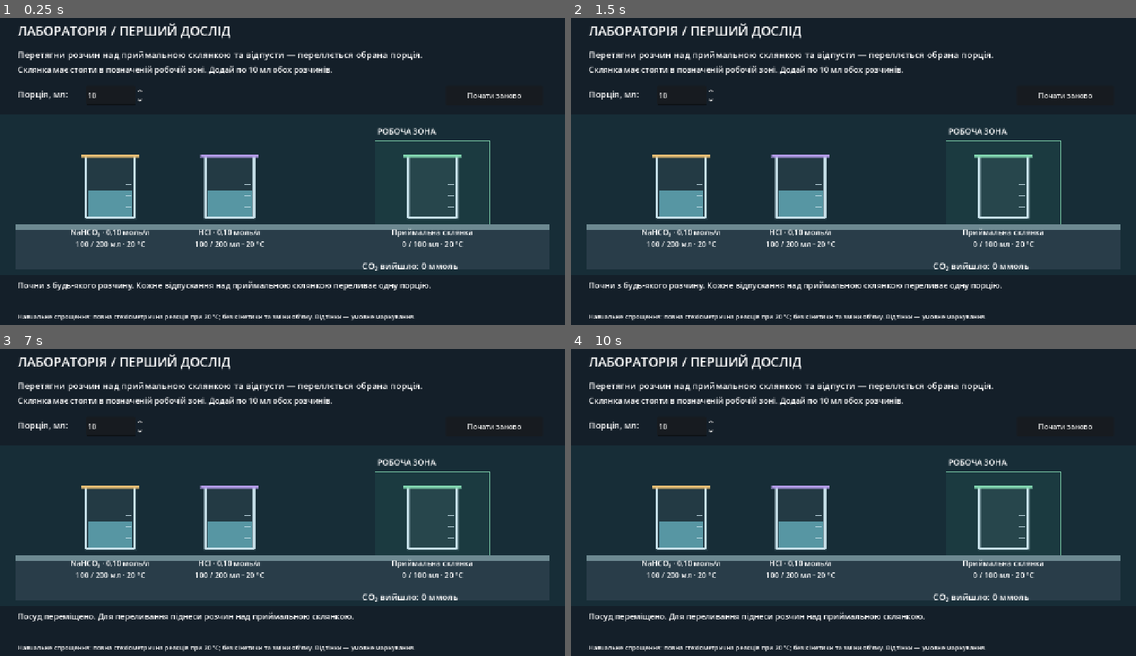
Above: before the commit, frames 1-4 (two rows, left to right).
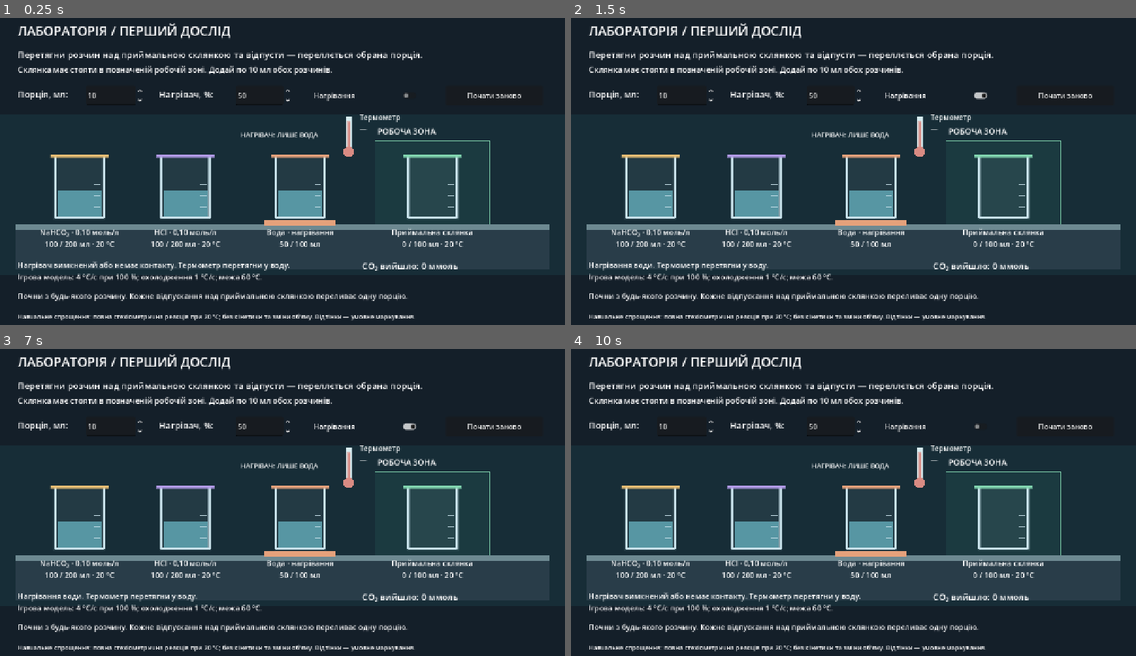
Above: after the commit, the same moments.

Repository: zoager/Breaking-Bad
Game: Godot game, scene res://scenes/main.tscn
Same seed, same stepped clock (60 frames per second), same inputs: the game is played once before the commit and once after it.
Inputs (mouse positions are in pixels of both pictures, inside the frame that each line leads up to):
- Up to frame 1 (0.25 s): no input
- Up to frame 2 (1.5 s): click "Почати заново" at 0.5 s; click (938, 94) at 1.25 s, where only the run after the commit has a clickable "Нагрівання"
- Up to frame 3 (7 s): click "Почати заново" at 2 s; click "Почати заново" at 2.75 s; click (367, 425) at 3.5 s, where only the run after the commit has a clickable "Нагрівання"; click (367, 425) at 4.25 s, where only the run after the commit has a clickable "Нагрівання"; tap Enter at 5, 6.5 s; drag from (113, 520) to (435, 514) at 5.02 s; tap Space at 5.75 s; drag from (113, 520) to (435, 514) at 5.77 s; move the mouse to (113, 520) at 6.52 s; click (113, 520) at 6.67 s
- Up to frame 4 (10 s): tap Space at 7.25, 8.75 s; drag from (684, 520) to (1006, 520) at 7.27 s; tap Enter at 8 s; drag from (684, 520) to (881, 499) at 8.02 s; drag from (684, 520) to (768, 422) at 8.77 s; move the mouse to (684, 520) at 9.52 s; click (684, 520) at 9.67 s

The runs differ from the first frame. In frame 1, 8.9% of the frame differs, in the area x 3-77%, y 23-93%; in frame 2, 8.8%; in frame 3, 8.7%; in frame 4, 8.8%.

Commit message:
feat: add water heater controls and draggable thermometer

Diff:
--- a/scripts/domain/mixture_state.gd
+++ b/scripts/domain/mixture_state.gd
@@ -122,3 +122,14 @@
 	_formed_solvent = formed_solvent.duplicate()
 	_revision += 1
 	return &"ok"
+
+## Temperature operations also invalidate pending reaction commands.
+func set_temperature_c(temperature_c: float, expected_revision: int) -> StringName:
+	if expected_revision != _revision:
+		return &"stale_state"
+	if not is_finite(temperature_c):
+		return &"invalid_temperature"
+	if temperature_c != _temperature_c:
+		_temperature_c = temperature_c
+		_revision += 1
+	return &"ok"
--- /dev/null
+++ b/scripts/equipment/heater_model.gd
@@ -0,0 +1,28 @@
+class_name HeaterModel
+extends RefCounted
+## Deliberately pedagogical rates, NOT substance properties or heater wattage.
+const AMBIENT_C: float = 20.0
+const MAXIMUM_C: float = 60.0 # Supported demonstration range, not a boiling point.
+const HEATING_C_PER_SECOND: float = 4.0
+const COOLING_C_PER_SECOND: float = 1.0
+
+func advance(mixture: MixtureState, power: float, seconds: float, in_contact: bool) -> StringName:
+	if mixture == null or not is_finite(seconds) or seconds <= 0.0:
+		return &"invalid_input"
+	if not is_finite(power) or power < 0.0 or power > 1.0:
+		return &"invalid_power"
+	if mixture.get_volume_l() <= 0.0:
+		return &"empty_vessel"
+	var current: float = mixture.get_temperature_c()
+	if not is_finite(current) or current < AMBIENT_C or current > MAXIMUM_C:
+		return &"unsupported_temperature"
+	var target: float
+	if in_contact and power > 0.0:
+		var rate: float = HEATING_C_PER_SECOND * power
+		# Bound time before multiplication, so even very large finite delta is safe.
+		var applied_time: float = minf(seconds, (MAXIMUM_C - current) / rate)
+		target = minf(MAXIMUM_C, current + rate * applied_time)
+	else:
+		var applied_time: float = minf(seconds, (current - AMBIENT_C) / COOLING_C_PER_SECOND)
+		target = maxf(AMBIENT_C, current - COOLING_C_PER_SECOND * applied_time)
+	return mixture.set_temperature_c(target, mixture.get_revision())
--- /dev/null
+++ b/scripts/lab/lab_thermometer.gd
@@ -0,0 +1,48 @@
+class_name LabThermometer
+extends Area2D
+
+var dragging: bool = false
+var _offset: Vector2
+var _reading: Label
+
+func _ready() -> void:
+	collision_layer = 4
+	collision_mask = 1
+	z_index = 20
+	var shape := RectangleShape2D.new()
+	shape.size = Vector2(32, 100)
+	var collision := CollisionShape2D.new()
+	collision.shape = shape
+	collision.position = Vector2(0, -35)
+	add_child(collision)
+	_reading = Label.new()
+	_reading.position = Vector2(25, -90)
+	_reading.size = Vector2(180, 55)
+	_reading.mouse_filter = Control.MOUSE_FILTER_IGNORE
+	_reading.add_theme_font_size_override("font_size", 16)
+	add_child(_reading)
+	show_reading(null)
+	input_event.connect(_on_input_event)
+
+func show_reading(value: Variant) -> void:
+	_reading.text = "Термометр\n—" if value == null else "Термометр\n%.1f °C" % float(value)
+
+func _on_input_event(_viewport: Node, event: InputEvent, _shape_index: int) -> void:
+	if event is InputEventMouseButton and event.button_index == MOUSE_BUTTON_LEFT and event.pressed:
+		dragging = true
+		_offset = position - get_canvas_transform().affine_inverse() * event.position
+		get_viewport().set_input_as_handled()
+
+func _input(event: InputEvent) -> void:
+	if dragging and event is InputEventMouseMotion:
+		position = get_canvas_transform().affine_inverse() * event.position + _offset
+		position.x = clampf(position.x, 50.0, 1100.0)
+		position.y = clampf(position.y, 280.0, 470.0)
+	if dragging and event is InputEventMouseButton and event.button_index == MOUSE_BUTTON_LEFT and not event.pressed:
+		dragging = false
+		get_viewport().set_input_as_handled()
+
+func _draw() -> void:
+	draw_line(Vector2(0, -80), Vector2(0, 0), Color("d7ecf0"), 14, true)
+	draw_line(Vector2(0, -68), Vector2(0, 0), Color("d98b83"), 5, true)
+	draw_circle(Vector2.ZERO, 12, Color("d98b83"))
--- a/scripts/lab/lab_vessel.gd
+++ b/scripts/lab/lab_vessel.gd
@@ -6,6 +6,7 @@
 var title: String = ""
 var accent: Color = Color.WHITE
 var dragging: bool = false
+var show_temperature: bool = true
 var drag_origin: Vector2
 var _offset: Vector2
 var _bubble_time: float = 0.0
@@ -34,7 +35,9 @@
 func refresh() -> void:
 	if _info == null or mixture == null:
 		return
-	_info.text = "%s\n%.0f / %.0f мл · %.0f °C" % [title, mixture.get_volume_l() * 1000.0, mixture.get_capacity_l() * 1000.0, mixture.get_temperature_c()]
+	_info.text = "%s\n%.0f / %.0f мл" % [title, mixture.get_volume_l() * 1000.0, mixture.get_capacity_l() * 1000.0]
+	if show_temperature:
+		_info.text += " · %.0f °C" % mixture.get_temperature_c()
 	queue_redraw()
 
 func show_bubbles() -> void:
@@ -80,3 +83,11 @@
 		for index: int in range(8):
 			var rise: float = fmod(_elapsed * 45.0 + index * 16.0, 120.0)
 			draw_circle(Vector2(-35 + index * 10, -10.0 - rise), 3.0 + index % 3, Color("edfaff"), false, 2.0, true)
+
+## Thermometer bulb must be inside the displayed liquid, not merely near the vessel.
+func contains_liquid_point(global_point: Vector2) -> bool:
+	if mixture == null or mixture.get_volume_l() <= 0.0:
+		return false
+	var local_point: Vector2 = to_local(global_point)
+	var height: float = 125.0 * mixture.get_volume_l() / mixture.get_capacity_l()
+	return absf(local_point.x) < 50.0 and local_point.y <= 0.0 and local_point.y >= -height
--- a/scripts/lab/laboratory.gd
+++ b/scripts/lab/laboratory.gd
@@ -4,7 +4,12 @@
 const Mixture = preload("res://scripts/domain/mixture_state.gd")
 const Catalog = preload("res://scripts/catalog/reaction_catalog.gd")
 const ChemistryEngine = preload("res://scripts/chemistry/reaction_engine.gd")
+const Heater = preload("res://scripts/equipment/heater_model.gd")
+const Thermometer = preload("res://scripts/lab/lab_thermometer.gd")
 const CATALOG_PATH: String = "res://data/demo_catalog.json"
+const HEATER_SEAT: Vector2 = Vector2(680, 470)
+const HEATER_CONTACT_HALF_WIDTH: float = 50.0
+const HEATER_CONTACT_VERTICAL_TOLERANCE: float = 12.0
 const REACTION_ID: String = "bicarbonate_acid"
 var _catalog := Catalog.new()
 var _engine := ChemistryEngine.new()
@@ -14,10 +19,20 @@
 var _portion: SpinBox
 var _status: Label
 var _product_info: Label
+var _heater := Heater.new()
+var _water: LabVessel
+var _heater_zone: Area2D
+var _probe: LabThermometer
+var _power: SpinBox
+var _heater_switch: CheckButton
+var _heater_info: Label
 
 func _ready() -> void:
 	get_viewport().physics_object_picking = true
+	get_viewport().physics_object_picking_sort = true
+	get_viewport().physics_object_picking_first_only = true
 	_build_interface()
+	_build_heating_interface()
 	var errors: PackedStringArray = _catalog.load_file(CATALOG_PATH)
 	if not errors.is_empty():
 		_status.text = "Не вдалося завантажити каталог. " + "; ".join(errors)
@@ -60,7 +75,7 @@
 	layer.add_child(reset)
 	_label(layer, "РОБОЧА ЗОНА", Vector2(855, 260), Vector2(260, 35), 18)
 	_product_info = _label(layer, "CO₂ вийшло: 0 ммоль", Vector2(820, 565), Vector2(410, 35), 20)
-	_status = _label(layer, "", Vector2(40, 610), Vector2(1200, 55), 18)
+	_status = _label(layer, "", Vector2(40, 635), Vector2(1200, 40), 17)
 	_status.autowrap_mode = TextServer.AUTOWRAP_WORD_SMART
 	_label(layer, "Навчальне спрощення: повна стехіометрична реакція при 20 °C; без кінетики та зміни об’єму. Відтінки — умовне маркування.", Vector2(40, 685), Vector2(1200, 25), 14)
 
@@ -80,9 +95,16 @@
 	for vessel: LabVessel in _vessels:
 		vessel.queue_free()
 	_vessels.clear()
-	_spawn("NaHCO₃ · 0,10 моль/л", Vector2(250, 470), Color("e8be74"), Mixture.create(0.2, 0.1, 20.0, {"sodium": 0.01, "bicarbonate": 0.01}))
-	_spawn("HCl · 0,10 моль/л", Vector2(520, 470), Color("b39be8"), Mixture.create(0.2, 0.1, 20.0, {"hydrogen": 0.01, "chloride": 0.01}))
+	_spawn("NaHCO₃ · 0,10 моль/л", Vector2(180, 470), Color("e8be74"), Mixture.create(0.2, 0.1, 20.0, {"sodium": 0.01, "bicarbonate": 0.01}))
+	_spawn("HCl · 0,10 моль/л", Vector2(420, 470), Color("b39be8"), Mixture.create(0.2, 0.1, 20.0, {"hydrogen": 0.01, "chloride": 0.01}))
 	_receiver = _spawn("Приймальна склянка", Vector2(980, 470), Color("82d6b0"), Mixture.create(0.1, 0.0, 20.0, {}))
+	_water = _spawn("Вода · нагрівання", Vector2(680, 470), Color("e5a17b"), Mixture.create(0.1, 0.05, 20.0, {}))
+	_water.show_temperature = false
+	_water.refresh()
+	_heater_switch.button_pressed = false
+	_power.value = 50
+	_probe.position = Vector2(790, 320)
+	_probe.dragging = false
 	_status.text = "Почни з будь-якого розчину. Кожне відпускання над приймальною склянкою переливає одну порцію."
 	_product_info.text = "CO₂ вийшло: 0 ммоль"
 
@@ -102,6 +124,9 @@
 	await get_tree().physics_frame
 	await get_tree().physics_frame
 	if not is_instance_valid(vessel) or not _vessels.has(vessel):
+		return
+	if vessel == _water:
+		_status.text = "Воду можна нагрівати на помаранчевій платформі. Помісти термометр у склянку."
 		return
 	if vessel == _receiver:
 		_status.text = "Приймальна склянка встановлена." if _zone.overlaps_area(vessel) else "Поверни приймальну склянку в робочу зону."
@@ -144,3 +169,59 @@
 	draw_rect(Rect2(35, 497, 1210, 90), Color("293d49"))
 	draw_rect(Rect2(850, 295, 260, 190), Color(0.3, 0.8, 0.65, 0.08))
 	draw_rect(Rect2(850, 295, 260, 190), Color("82d6b0"), false, 2)
+	draw_rect(Rect2(600, 475, 160, 12), Color("e5a17b"))
+
+func _build_heating_interface() -> void:
+	_heater_zone = Area2D.new()
+	_heater_zone.position = Vector2(680, 405)
+	_heater_zone.collision_layer = 8
+	_heater_zone.collision_mask = 1
+	_heater_zone.input_pickable = false
+	var shape := RectangleShape2D.new()
+	shape.size = Vector2(150, 160)
+	var collision := CollisionShape2D.new()
+	collision.shape = shape
+	_heater_zone.add_child(collision)
+	add_child(_heater_zone)
+	_probe = Thermometer.new()
+	add_child(_probe)
+	var layer := CanvasLayer.new()
+	add_child(layer)
+	_label(layer, "Нагрівач, %:", Vector2(360, 175), Vector2(175, 40), 20)
+	_power = SpinBox.new()
+	_power.position = Vector2(535, 170)
+	_power.size = Vector2(125, 45)
+	_power.min_value = 0
+	_power.max_value = 100
+	_power.step = 10
+	_power.value = 50
+	layer.add_child(_power)
+	_heater_switch = CheckButton.new()
+	_heater_switch.text = "Нагрівання"
+	_heater_switch.position = Vector2(705, 170)
+	_heater_switch.size = Vector2(245, 45)
+	layer.add_child(_heater_switch)
+	_heater_info = _label(layer, "", Vector2(40, 565), Vector2(750, 55), 17)
+	_heater_info.autowrap_mode = TextServer.AUTOWRAP_WORD_SMART
+	_label(layer, "НАГРІВАЧ: ЛИШЕ ВОДА", Vector2(545, 270), Vector2(275, 30), 15)
+
+func _physics_process(delta: float) -> void:
+	advance_heating(delta)
+
+## Dedicated water exercise: no unsupported temperature-dependent chemistry implied.
+func advance_heating(seconds: float) -> void:
+	if not is_instance_valid(_water):
+		return
+	var offset: Vector2 = _water.position - HEATER_SEAT
+	var seated: bool = absf(offset.x) <= HEATER_CONTACT_HALF_WIDTH and absf(offset.y) <= HEATER_CONTACT_VERTICAL_TOLERANCE
+	var in_contact: bool = _heater_zone.overlaps_area(_water) and seated and not _water.dragging
+	var power: float = _power.value / 100.0 if _heater_switch.button_pressed else 0.0
+	var status: StringName = _heater.advance(_water.mixture, power, seconds, in_contact)
+	if status != &"ok":
+		_heater_info.text = "Нагрівання недоступне: " + str(status)
+		return
+	_water.refresh()
+	var measuring: bool = _probe.overlaps_area(_water) and _water.contains_liquid_point(_probe.global_position) and not _probe.dragging and not _water.dragging
+	_probe.show_reading(_water.mixture.get_temperature_c() if measuring else null)
+	var action: String = "Нагрівання води" if in_contact and power > 0.0 else "Нагрівач вимкнений або немає контакту"
+	_heater_info.text = action + ". Термометр перетягни у воду.\nІгрова модель: 4 °C/с при 100 %; охолодження 1 °C/с; межа 60 °C."
--- /dev/null
+++ b/tests/run_heating_tests.gd
@@ -0,0 +1,64 @@
+extends SceneTree
+const Heater = preload("res://scripts/equipment/heater_model.gd")
+const Mixture = preload("res://scripts/domain/mixture_state.gd")
+var checks: int = 0
+var failures: int = 0
+
+func _initialize() -> void:
+	var heater := Heater.new()
+	var water := Mixture.create(0.1, 0.05, 20.0, {})
+	check(heater.advance(water, 0.5, 5.0, true) == &"ok", "heat accepted")
+	near(water.get_temperature_c(), 30, "half power: 2C per second")
+	check(water.get_revision() == 1, "temperature invalidates state revision")
+	check(water.set_temperature_c(40, 0) == &"stale_state", "stale temperature command")
+	check(water.set_temperature_c(INF, 1) == &"invalid_temperature", "infinite temperature rejected")
+	check(water.set_temperature_c(NAN, 1) == &"invalid_temperature", "NaN temperature rejected")
+	near(water.get_temperature_c(), 30, "invalid temperature keeps state")
+	var revision: int = water.get_revision()
+	for power: float in [-0.1, 1.1, INF, NAN]:
+		check(heater.advance(water, power, 1, true) == &"invalid_power", "invalid power")
+	for seconds: float in [-1, 0, INF, NAN]:
+		check(heater.advance(water, 1, seconds, true) == &"invalid_input", "invalid duration")
+	check(water.get_revision() == revision, "invalid heating never changes revision")
+	check(heater.advance(null, 1, 1, true) == &"invalid_input", "null mixture")
+	var empty := Mixture.create(0.1, 0, 20, {})
+	check(heater.advance(empty, 1, 1, true) == &"empty_vessel", "empty vessel")
+	check(empty.get_revision() == 0, "empty vessel unmodified")
+	heater.advance(water, 1, 1, false)
+	near(water.get_temperature_c(), 29, "no contact cools instead of heating")
+	heater.advance(water, 0, 2, true)
+	near(water.get_temperature_c(), 27, "off cools")
+	heater.advance(water, 0, 1e308, false)
+	near(water.get_temperature_c(), 20, "cooling clamped at ambient")
+	revision = water.get_revision()
+	heater.advance(water, 0, 1, false)
+	check(water.get_revision() == revision, "equilibrium is not a mutation")
+	heater.advance(water, 1, 1e308, true)
+	near(water.get_temperature_c(), 60, "large finite duration capped safely")
+	revision = water.get_revision()
+	heater.advance(water, 1, 1, true)
+	check(water.get_revision() == revision, "cap is not repeated mutation")
+	var cold := Mixture.create(0.1, 0.05, 19, {})
+	check(heater.advance(cold, 1, 1, true) == &"unsupported_temperature", "outside demonstration range")
+	var bulk := Mixture.create(0.1, 0.05, 20, {})
+	var stepped := Mixture.create(0.1, 0.05, 20, {})
+	heater.advance(bulk, 0.5, 5, true)
+	for index: int in range(50):
+		heater.advance(stepped, 0.5, 0.1, true)
+	near(stepped.get_temperature_c(), bulk.get_temperature_c(), "frame independent heating")
+	var solution := Mixture.create(0.1, 0.05, 20, {"sodium": 0.001})
+	var components: Dictionary[String, float] = solution.get_components()
+	heater.advance(solution, 1, 2, true)
+	check(solution.get_components() == components, "heat never consumes components")
+	near(solution.get_volume_l(), 0.05, "heat never evaporates volume in supported model")
+	print("Heating tests: %d checks, %d failures" % [checks, failures])
+	quit(1 if failures else 0)
+
+func check(condition: bool, description: String) -> void:
+	checks += 1
+	if not condition:
+		failures += 1
+		printerr("FAIL: " + description)
+
+func near(actual: float, expected: float, description: String) -> void:
+	check(is_finite(actual) and absf(actual - expected) <= 1e-10, description)
--- a/tests/run_lab_tests.gd
+++ b/tests/run_lab_tests.gd
@@ -11,7 +11,7 @@
 	root.add_child(lab)
 	await physics_frame
 	await physics_frame
-	check(lab._vessels.size() == 3, "three vessels ready")
+	check(lab._vessels.size() == 4, "four vessels ready")
 	check(lab._zone.overlaps_area(lab._receiver), "receiver in actual Area2D zone")
 	var first: LabVessel = lab._vessels[0]
 	var second: LabVessel = lab._vessels[1]
@@ -26,6 +26,33 @@
 	# Direct adapter call isolates capacity rejection from pointer mechanics.
 	check(lab.pour(first, 0.09) == &"capacity_exceeded", "capacity feedback")
 	near(lab._receiver.mixture.get_volume_l(), 0.02, "rejected UI action atomic")
+	# Deterministic thermal checks: stop the automatic loop, retain physics overlaps.
+	lab.set_physics_process(false)
+	check(not lab._heater_switch.button_pressed, "heater starts off")
+	check(lab._heater_zone.overlaps_area(lab._water), "water on heater")
+	lab._heater_switch.button_pressed = true
+	lab._power.value = 50
+	lab.advance_heating(5.0)
+	near(lab._water.mixture.get_temperature_c(), 30.0, "UI power heats water")
+	near(lab._receiver.mixture.get_temperature_c(), 20.0, "reaction vessel unaffected")
+	check(not lab._water._info.text.contains("°C"), "water temperature requires probe")
+	check(not lab._water.contains_liquid_point(lab._water.position + Vector2(0, -100)), "probe above liquid cannot measure")
+	check(lab._water.contains_liquid_point(lab._water.position + Vector2(0, -30)), "probe inside liquid can measure")
+	await drag(lab._probe.position + Vector2(0, -35), lab._water.position + Vector2(0, -65))
+	lab.advance_heating(0.5)
+	check(lab._probe._reading.text.contains("31.0"), "dragged thermometer reads actual temperature")
+	await drag(lab._probe.position + Vector2(0, -35), Vector2(790, 285))
+	lab.advance_heating(0.5)
+	check(lab._probe._reading.text.contains("—"), "removed thermometer clears stale reading")
+	await drag(lab._water.position + Vector2(0, -60), Vector2(680, 245))
+	lab.advance_heating(1.0)
+	near(lab._water.mixture.get_temperature_c(), 31.0, "water removed from platform cools")
+	lab._water.position = Vector2(680, 470)
+	await physics_frame
+	await physics_frame
+	lab._heater_switch.button_pressed = false
+	lab.advance_heating(1.0)
+	near(lab._water.mixture.get_temperature_c(), 30.0, "off switch stops heating")
 	# Capture real render only in graphical test mode; headless has no framebuffer.
 	if DisplayServer.get_name() != "headless":
 		await process_frame
@@ -36,6 +63,8 @@
 	await process_frame
 	near(lab._receiver.mixture.get_volume_l(), 0, "reset clears state")
 	check(lab._receiver.mixture.get_released_products().is_empty(), "reset clears gas ledger")
+	near(lab._water.mixture.get_temperature_c(), 20, "reset clears thermal state")
+	check(not lab._heater_switch.button_pressed, "reset switches heater off")
 	lab.queue_free()
 	await process_frame
 	print("Lab tests: %d checks, %d failures" % [checks, failures])
Not shown, added: scripts/equipment/heater_model.gd.uid
Not shown, added: scripts/lab/lab_thermometer.gd.uid
Not shown, added: tests/run_heating_tests.gd.uid
Not shown, changed: PROGRESS.md
Not shown, added: docs/HEATING.md
Not shown, changed: docs/LABORATORY.md
